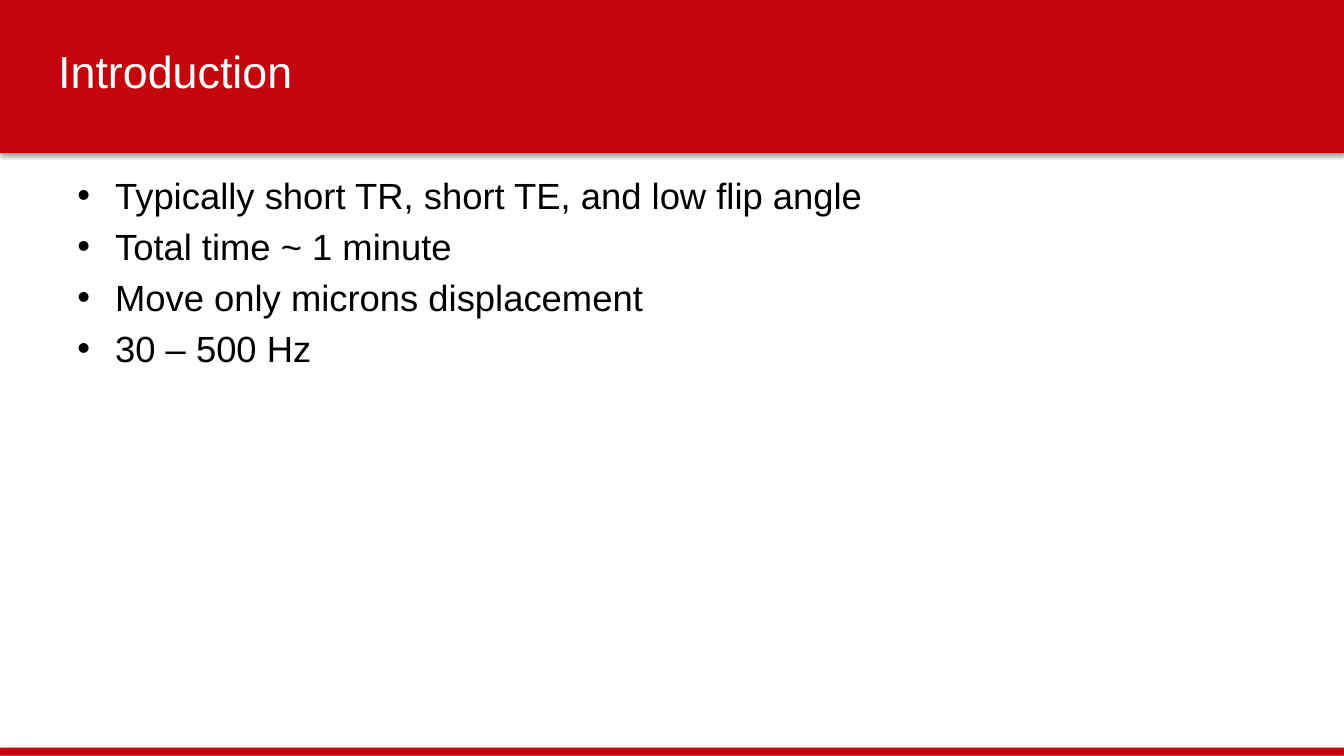
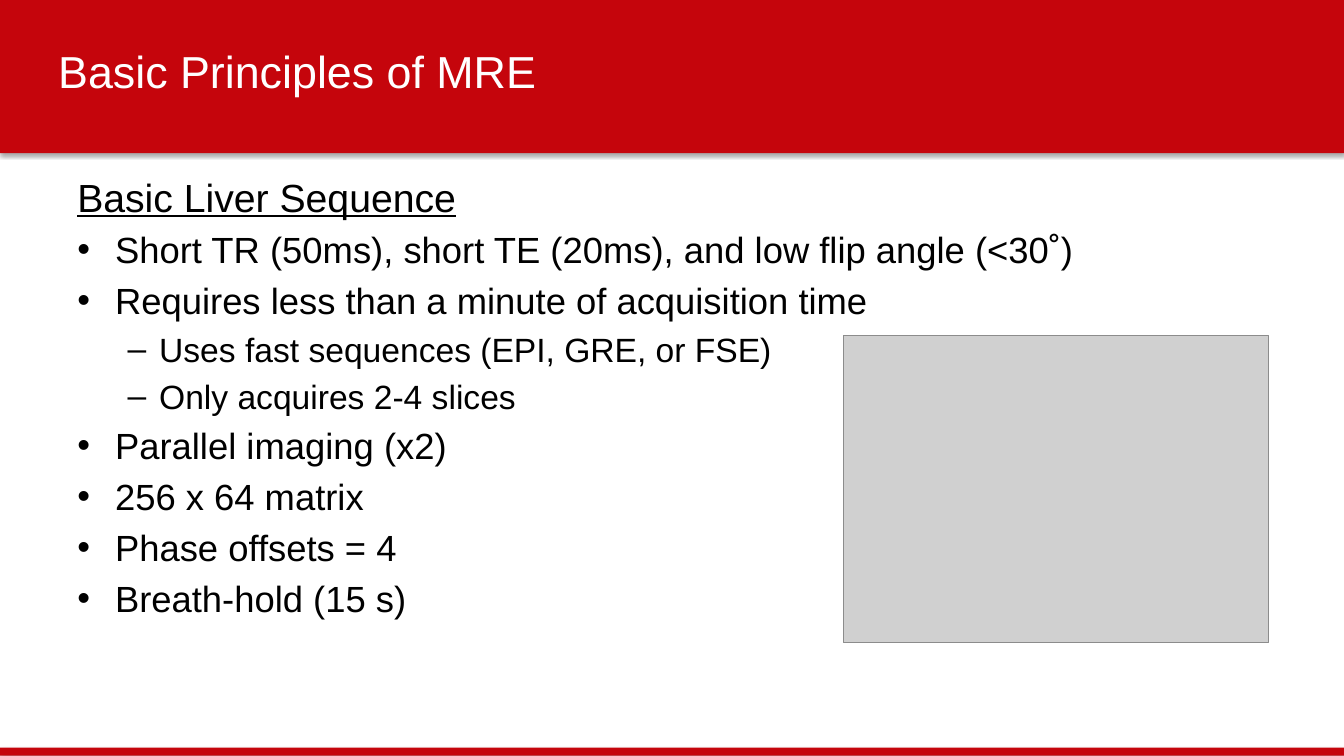
Before and after one commit to gsroberts1/MP710, a slide deck: slide 7 of Journal Club/Phase-Contrast and Elastography/MRE - Grant Roberts.pptx (slide 2 before the commit). Drawn at 1344x756 pixels with LibreOffice and Linux fonts; fonts in the diff are those of the drawing; grey boxes stand for pictures; background and template pictures are left out. Boxes give left, top, right and bottom in pixels: in the first picture for what was removed or moved away, otherwise in the second. Text is boxed around its words. In the diff, an @@ line names an element or a change of style, - is before the commit and + after.

```diff
--- a/Journal Club/Phase-Contrast and Elastography/MRE - Grant Roberts.pptx
+++ b/Journal Club/Phase-Contrast and Elastography/MRE - Grant Roberts.pptx
@@ text at <box>58,55,536,97</box>: text changed @@
-Introduction
+Basic Principles of MRE
@@ text at <box>77,183,1073,619</box>: text changed @@
-• Typically short TR, short TE, and low flip angle
-• Total time ~ 1 minute
-• Move only microns displacement
-• 30 – 500 Hz
+Basic Liver Sequence
+• Short TR (50ms), short TE (20ms), and low flip angle (<30˚)
+• Requires less than a minute of acquisition time
+  – Uses fast sequences (EPI, GRE, or FSE)
+  – Only acquires 2-4 slices
+• Parallel imaging (x2)
+• 256 x 64 matrix
+• Phase offsets = 4
+• Breath-hold (15 s)
@@ picture added at <box>843,336,1268,643</box> @@
```
Also in this commit, not shown: 1 other slide changed, 13 slides added, 3 slides removed, 1 other file.
